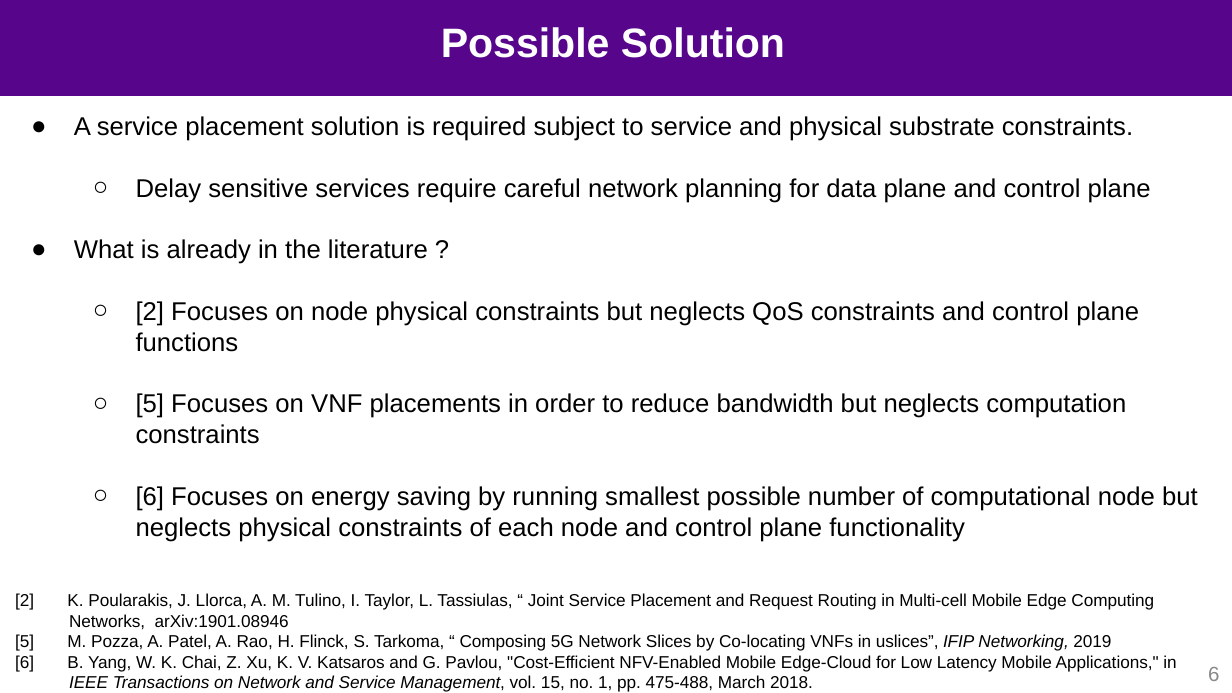
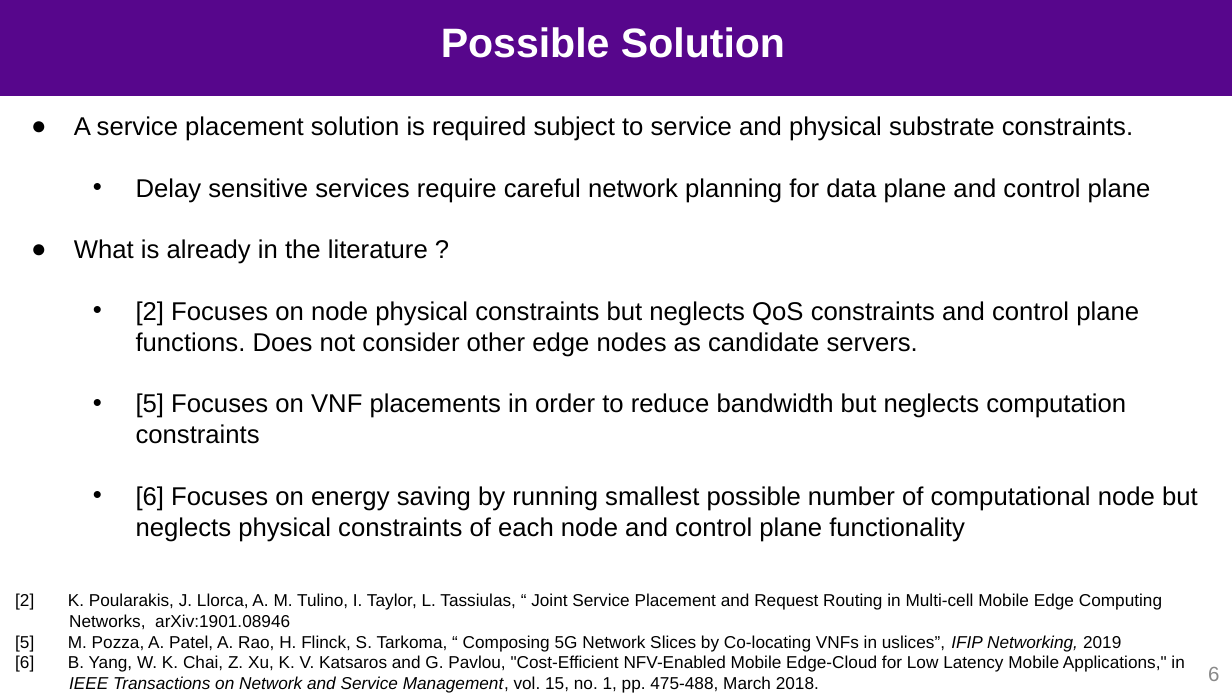
Before and after one commit to mustafafu/mec_request_routing, a slide deck: slide 6 of common_script/FinalPresentation.pptx. Drawn at 1232x693 pixels with LibreOffice and Linux fonts; fonts in the diff are those of the drawing; background and template pictures are left out. Boxes give left, top, right and bottom in pixels: in the first picture for what was removed or moved away, otherwise in the second. Text is boxed around its words. In the diff, an @@ line names an element or a change of style, - is before the commit and + after.

```diff
--- a/common_script/FinalPresentation.pptx
+++ b/common_script/FinalPresentation.pptx
@@ text at (74,116,1198,542): bullet ○ to • @@
@@ text at (136,301,1139,357): text changed @@
-  ○ [2] Focuses on node physical constraints but neglects QoS constraints and control plane functions
+  • [2] Focuses on node physical constraints but neglects QoS constraints and control plane functions. Does not consider other edge nodes as candidate servers.
@@ text "[2] K. Poularakis, J. Llorca, ..." at (15,593,1184,693): size 13.3 to 13.4 pt @@
```
Also in this commit, not shown: 8 other slides changed, 18 other files.
